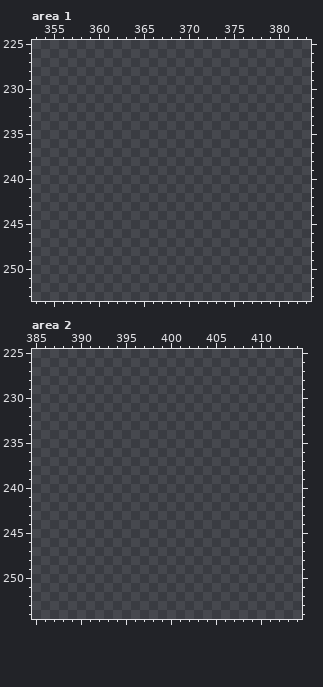
Pixel-art file: assets/sprites/MasterAtlas.aseprite. Above: the version before the commit.
512x256 pixels, 1 frame. Colours within 5 levels of each other are drawn and written as one. Shown: area 1: x 353..383, y 225..253; area 2: x 385..414, y 225..254. The commit also changed other parts of the picture, which this record leaves out.
The result:
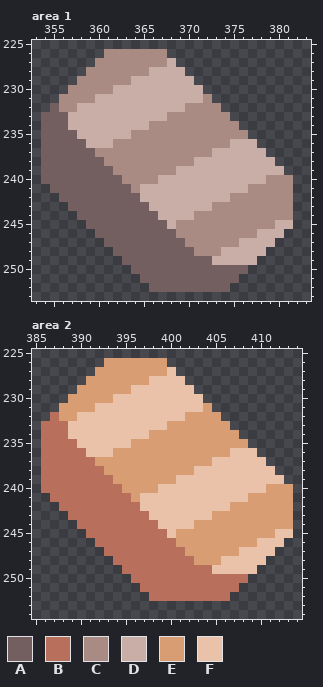
Palette (. is transparent): A #735f60  B #b8705c  C #a98b83  D #c8aea7  E #d99d73  F #eac2a9
From old to new:
Changed rows in their new state; - is an unchanged pixel.
Area 1:
first column x 354:
226 -------CCCCCCC--------------
227 ------CCCCCCCCD-------------
228 -----CCCCCCCDDDD------------
229 ----CCCCCCDDDDDDD-----------
230 ---CCCCCDDDDDDDDDD----------
231 --CCCCDDDDDDDDDDDDC---------
232 -ACCDDDDDDDDDDDDCCCC--------
233 AAADDDDDDDDDDDCCCCCCC-------
234 AAADDDDDDDDDCCCCCCCCCC------
235 AAAADDDDDDCCCCCCCCCCCCC-----
236 AAAAADDDCCCCCCCCCCCCCDDD----
237 AAAAAACCCCCCCCCCCCCDDDDDD---
238 AAAAAAACCCCCCCCCCDDDDDDDDD--
239 AAAAAAAACCCCCCCDDDDDDDDDDDD-
240 AAAAAAAAACCCCDDDDDDDDDDDDCCC
241 -AAAAAAAAACDDDDDDDDDDDDCCCCC
242 --AAAAAAAAADDDDDDDDDDCCCCCCC
243 ---AAAAAAAAADDDDDDDCCCCCCCCC
244 ----AAAAAAAAADDDDCCCCCCCCCCC
245 -----AAAAAAAAADCCCCCCCCCCCDD
246 ------AAAAAAAAACCCCCCCCCDDD-
247 -------AAAAAAAAACCCCCCDDDD--
248 --------AAAAAAAAACCCDDDDD---
249 ---------AAAAAAAAAADDDDD----
250 ----------AAAAAAAAAAAAA-----
251 -----------AAAAAAAAAAA------
252 ------------AAAAAAAAA-------
Area 2:
first column x 386:
226 -------EEEEEEE--------------
227 ------EEEEEEEEF-------------
228 -----EEEEEEEFFFF------------
229 ----EEEEEEFFFFFFF-----------
230 ---EEEEEFFFFFFFFFF----------
231 --EEEEFFFFFFFFFFFFE---------
232 -BEEFFFFFFFFFFFFEEEE--------
233 BBBFFFFFFFFFFFEEEEEEE-------
234 BBBFFFFFFFFFEEEEEEEEEE------
235 BBBBFFFFFFEEEEEEEEEEEEE-----
236 BBBBBFFFEEEEEEEEEEEEEFFF----
237 BBBBBBEEEEEEEEEEEEEFFFFFF---
238 BBBBBBBEEEEEEEEEEFFFFFFFFF--
239 BBBBBBBBEEEEEEEFFFFFFFFFFFF-
240 BBBBBBBBBEEEEFFFFFFFFFFFFEEE
241 -BBBBBBBBBEFFFFFFFFFFFFEEEEE
242 --BBBBBBBBBFFFFFFFFFFEEEEEEE
243 ---BBBBBBBBBFFFFFFFEEEEEEEEE
244 ----BBBBBBBBBFFFFEEEEEEEEEEE
245 -----BBBBBBBBBFEEEEEEEEEEEFF
246 ------BBBBBBBBBEEEEEEEEEFFF-
247 -------BBBBBBBBBEEEEEEFFFF--
248 --------BBBBBBBBBEEEFFFFF---
249 ---------BBBBBBBBBBFFFFF----
250 ----------BBBBBBBBBBBBB-----
251 -----------BBBBBBBBBBB------
252 ------------BBBBBBBBB-------
Where, in picture pixels (left, top, right, bottom), the same in both pictures:
added: (41, 49, 293, 292)
added: (41, 358, 293, 601)
